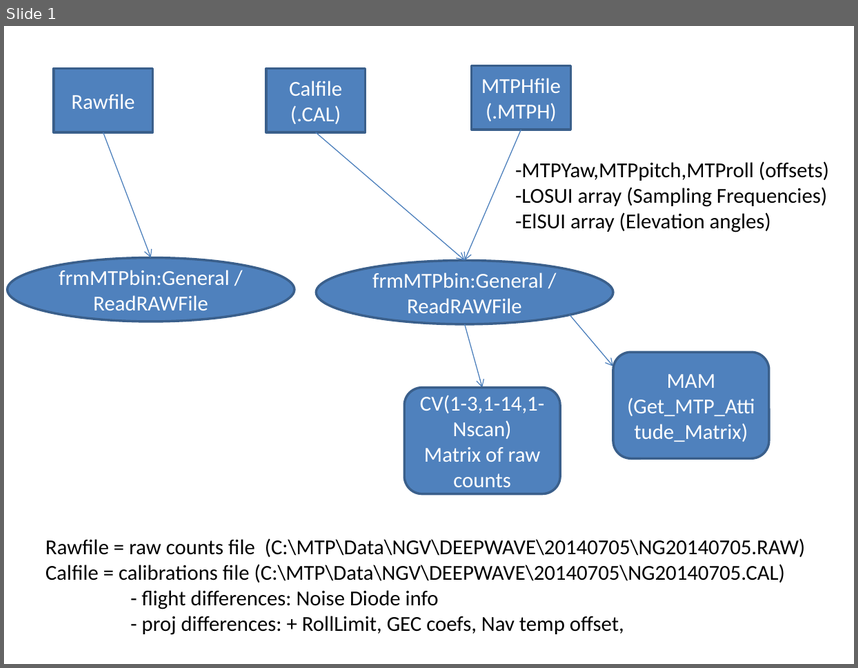
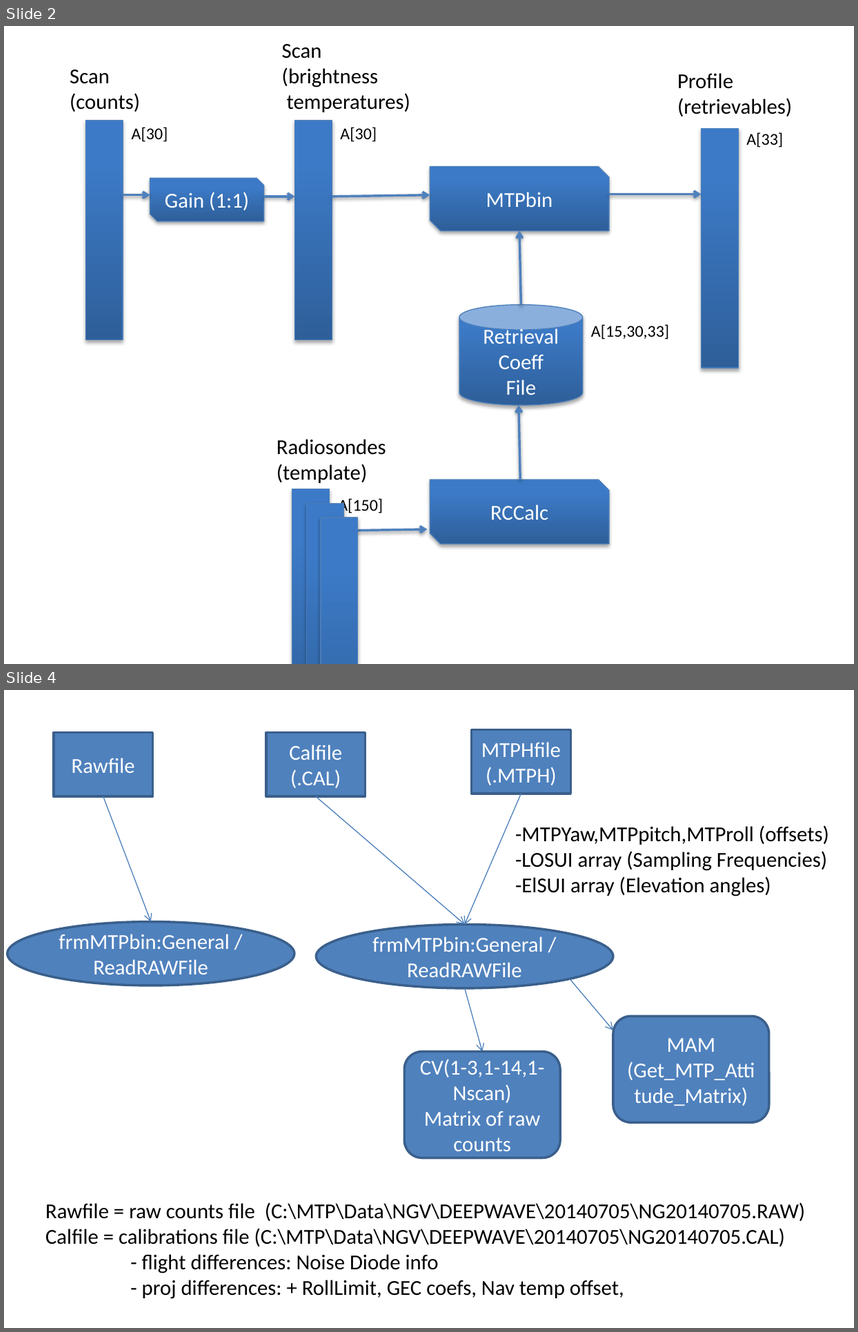
Before and after one commit to NCAR/nimbus, a slide deck: instruments/mtp/doc/MTP-DFD.pptx. Shown one above the other, each under a label of ours: slide 1 before the commit, slides 2 and 4 after it; the slides between them are not shown. The pictures are 858x668 and 858x1332 pixels, drawn with LibreOffice and Linux fonts; fonts in the diff are those of the drawing. Boxes give left, top, right and bottom in pixels: in the first picture for what was removed or moved away, otherwise in the second. Text is boxed around its words. In the diff, an @@ line names an element or a change of style, - is before the commit and + after.

```diff
--- a/instruments/mtp/doc/MTP-DFD.pptx
+++ b/instruments/mtp/doc/MTP-DFD.pptx
@@ slide 2 added at (x1=4, y1=26, x2=854, y2=664), background #FFFFFF @@
@@ text added at (x1=282, y1=44, x2=410, y2=112), 18 pt, text #000000 @@
+Scan
+(brightness
+temperatures)
@@ text added at (x1=70, y1=69, x2=140, y2=112), 18 pt, text #000000 @@
+Scan
+(counts)
@@ text added at (x1=677, y1=73, x2=792, y2=116), 18 pt, text #000000 @@
+Profile
+(retrievables)
@@ rectangle added at (x1=85, y1=121, x2=123, y2=340), fill gradient #2F5F99 to #3D7CC7 to #3A7CCB, outline #4B7EBC 0.75 pt @@
@@ text added at (x1=132, y1=127, x2=168, y2=142), 14 pt, text #000000 @@
+A[30]
@@ rectangle added at (x1=294, y1=121, x2=332, y2=340), fill gradient #2F5F99 to #3D7CC7 to #3A7CCB, outline #4B7EBC 0.75 pt @@
@@ text added at (x1=340, y1=127, x2=377, y2=142), 14 pt, text #000000 @@
+A[30]
@@ rectangle added at (x1=701, y1=129, x2=738, y2=368), fill gradient #2F5F99 to #3D7CC7 to #3A7CCB, outline #4B7EBC 0.75 pt @@
@@ text added at (x1=746, y1=132, x2=783, y2=147), 14 pt, text #000000 @@
+A[33]
@@ snip diag rect added at (x1=430, y1=166, x2=609, y2=231), fill gradient #2F5F99 to #3D7CC7 to #3A7CCB, outline #4B7EBC 0.75 pt, 18 pt, text #FFFFFF @@
+MTPbin
@@ snip diag rect added at (x1=150, y1=178, x2=264, y2=221), fill gradient #2F5F99 to #3D7CC7 to #3A7CCB, outline #4B7EBC 0.75 pt, 18 pt, text #FFFFFF @@
+Gain (1:1)
@@ arrow added from (123, 195) to (150, 195), #4F81BD 2 pt @@
@@ arrow added from (264, 196) to (294, 196), #4F81BD 2 pt @@
@@ arrow added from (332, 196) to (430, 195), #4F81BD 2 pt @@
@@ arrow added from (609, 194) to (701, 194), #4F81BD 2 pt @@
@@ arrow added from (521, 305) to (519, 231), #4F81BD 2 pt @@
@@ cylinder added at (x1=459, y1=305, x2=583, y2=405), fill gradient #2F5F99 to #3D7CC7 to #3A7CCB, outline #4B7EBC 0.75 pt, 18 pt, text #FFFFFF @@
+Retrieval
+Coeff
+File
@@ text added at (x1=591, y1=324, x2=669, y2=339), 14 pt, text #000000 @@
+A[15,30,33]
@@ arrow added from (520, 479) to (518, 405), #4F81BD 2 pt @@
@@ text added at (x1=277, y1=439, x2=386, y2=483), 18 pt, text #000000 @@
+Radiosondes
+(template)
@@ snip diag rect added at (x1=430, y1=479, x2=609, y2=544), fill gradient #2F5F99 to #3D7CC7 to #3A7CCB, outline #4B7EBC 0.75 pt, 18 pt, text #FFFFFF @@
+RCCalc
@@ rectangle added at (x1=292, y1=488, x2=330, y2=664), fill gradient #2F5F99 to #3D7CC7 to #3A7CCB, outline #4B7EBC 0.75 pt @@
@@ text added at (x1=338, y1=498, x2=383, y2=515), 14 pt, text #000000 @@
+A[150]
@@ rectangle added at (x1=307, y1=503, x2=344, y2=664), fill gradient #2F5F99 to #3D7CC7 to #3A7CCB, outline #4B7EBC 0.75 pt @@
@@ rectangle added at (x1=320, y1=517, x2=358, y2=664), fill gradient #2F5F99 to #3D7CC7 to #3A7CCB, outline #4B7EBC 0.75 pt @@
@@ arrow added from (330, 530) to (428, 529), #4F81BD 2 pt @@
@@ what was slide 1 is now slide 4 @@
```
Also in this commit, not shown: 2 other slides added.
